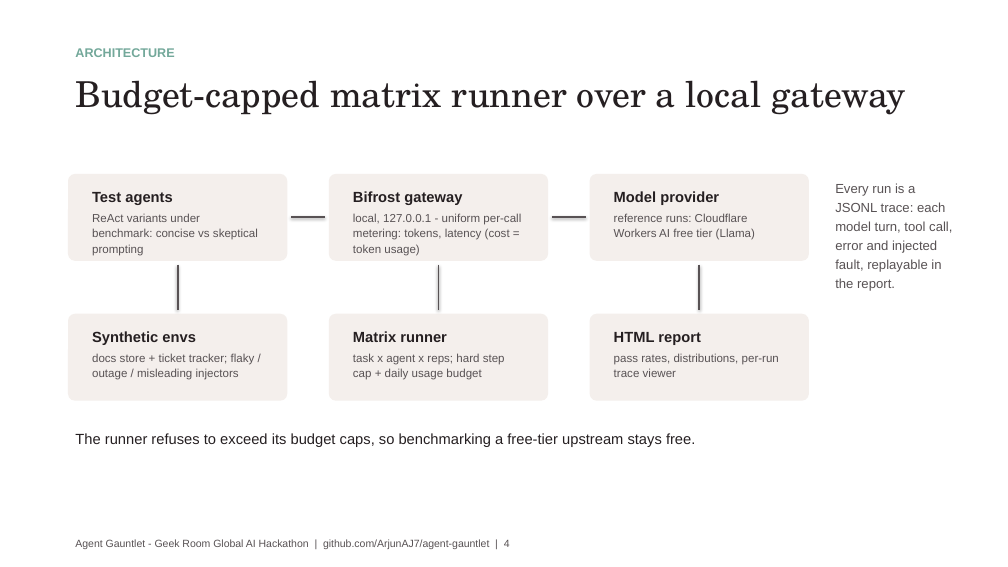
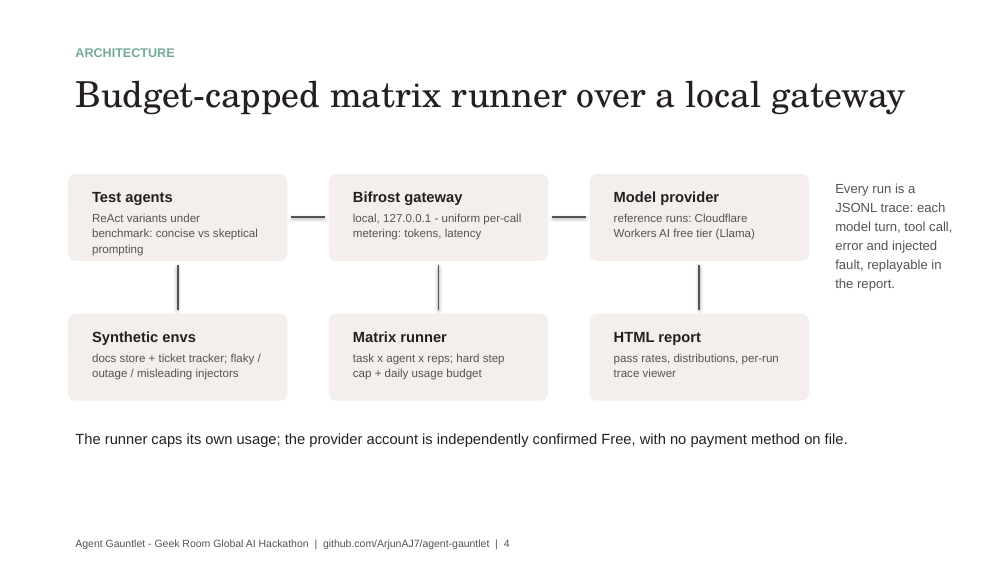
Before and after one commit to ArjunAJ7/agent-gauntlet, a slide deck: slide 4 of docs/AgentGauntlet-GeekRoom.pptx. Drawn at 1008x567 pixels with LibreOffice and Linux fonts; fonts in the diff are those of the drawing. Boxes give left, top, right and bottom in pixels: in the first picture for what was removed or moved away, otherwise in the second. Text is boxed around its words. In the diff, an @@ line names an element or a change of style, - is before the commit and + after.

Commit message:
Honest cost limitation: token usage as cost proxy, monetary cost not measured

```diff
--- a/docs/AgentGauntlet-GeekRoom.pptx
+++ b/docs/AgentGauntlet-GeekRoom.pptx
@@ text at box(353, 213, 521, 240): text changed @@
-local, 127.0.0.1 - uniform per-call metering: tokens, latency (cost = token usage)
+local, 127.0.0.1 - uniform per-call metering: tokens, latency
@@ text at box(75, 433, 848, 447): text changed @@
-The runner refuses to exceed its budget caps, so benchmarking a free-tier upstream stays free.
+The runner caps its own usage; the provider account is independently confirmed Free, with no payment method on file.
```
Also in this commit, not shown: 1 other slide changed, 1 other file.
